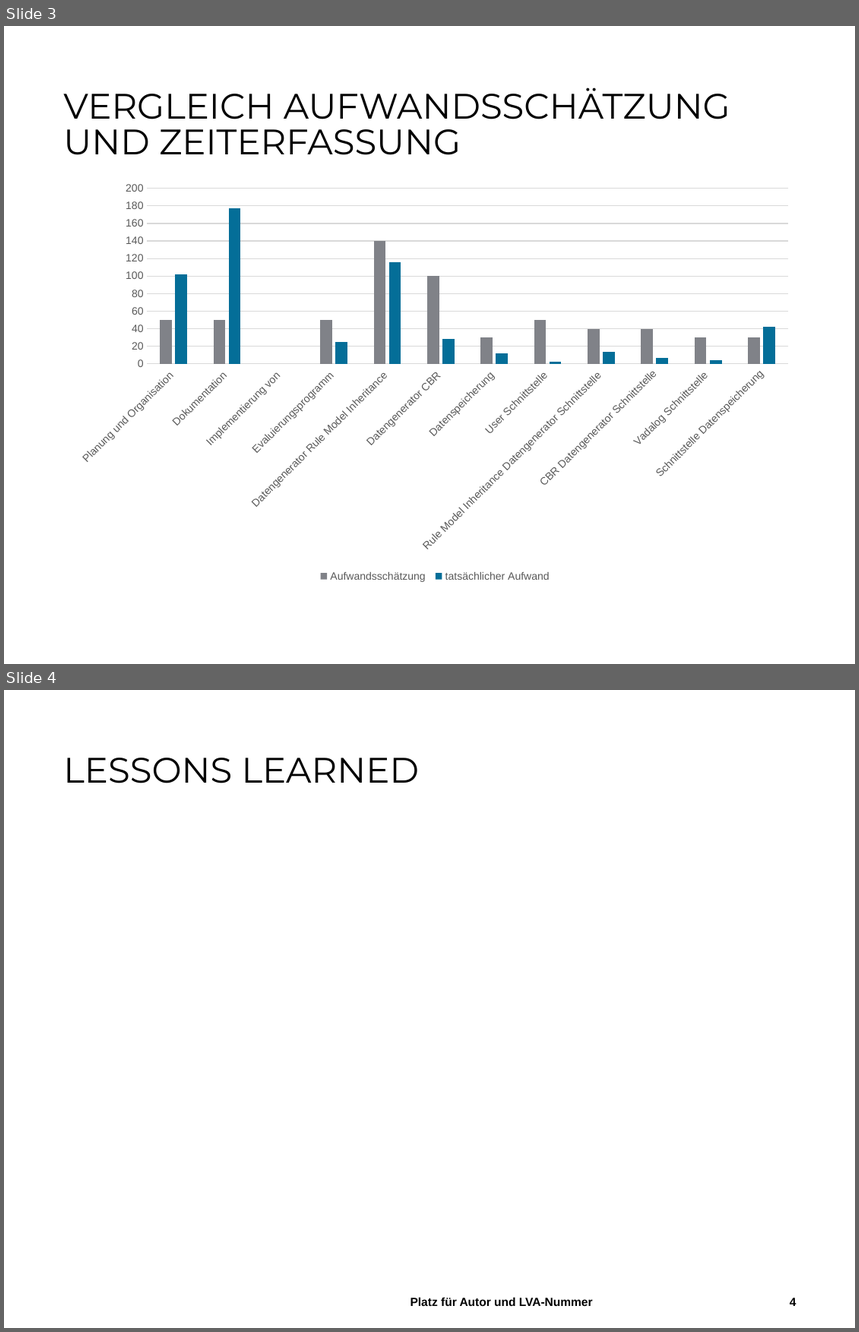
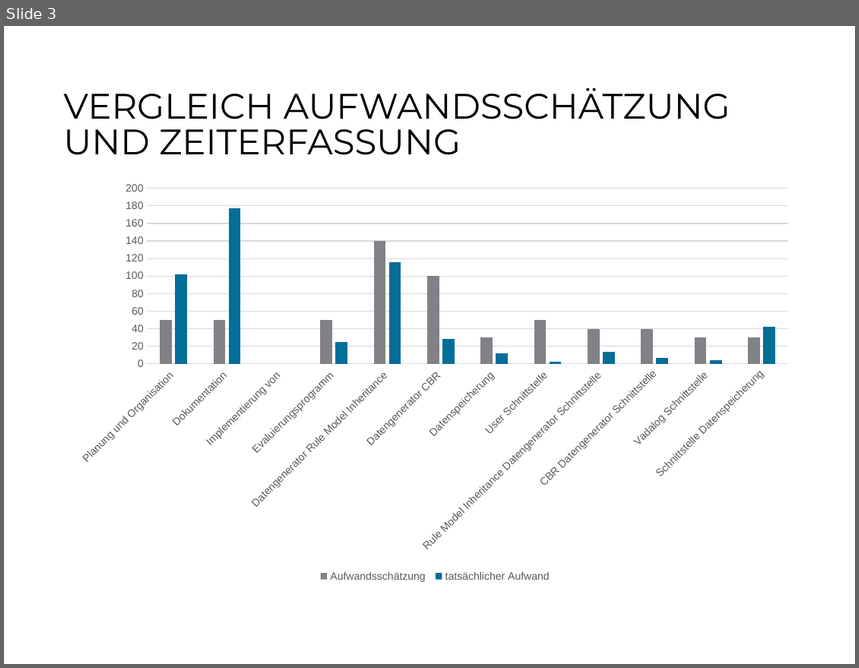
Before and after one commit to aistleithnera/258321_DKE_PR, a slide deck: Dokumente/Projektabschluss/Endabgabe_Projektabschluss.pptx. Shown one above the other, each under a label of ours: slides 3 and 4 before the commit, slide 3 after it. The pictures are 859x1332 and 859x668 pixels, drawn with LibreOffice and Linux fonts; fonts in the diff are those of the drawing; background and template pictures are left out. Boxes give left, top, right and bottom in pixels: in the first picture for what was removed or moved away, otherwise in the second. Text is boxed around its words. In the diff, an @@ line names an element or a change of style, - is before the commit and + after.

```diff
--- a/Dokumente/Projektabschluss/Endabgabe_Projektabschluss.pptx
+++ b/Dokumente/Projektabschluss/Endabgabe_Projektabschluss.pptx
@@ slide 4 removed at [4,690,855,1328], background #FFFFFF @@
@@ title removed at [63,758,419,783] @@
-LESSONS LEARNED
@@ text removed at [411,1297,593,1306] @@
-Platz für Autor und LVA-Nummer
@@ page number removed at [790,1298,797,1306] @@
-4
```
Also in this commit, not shown: 4 slides added.
